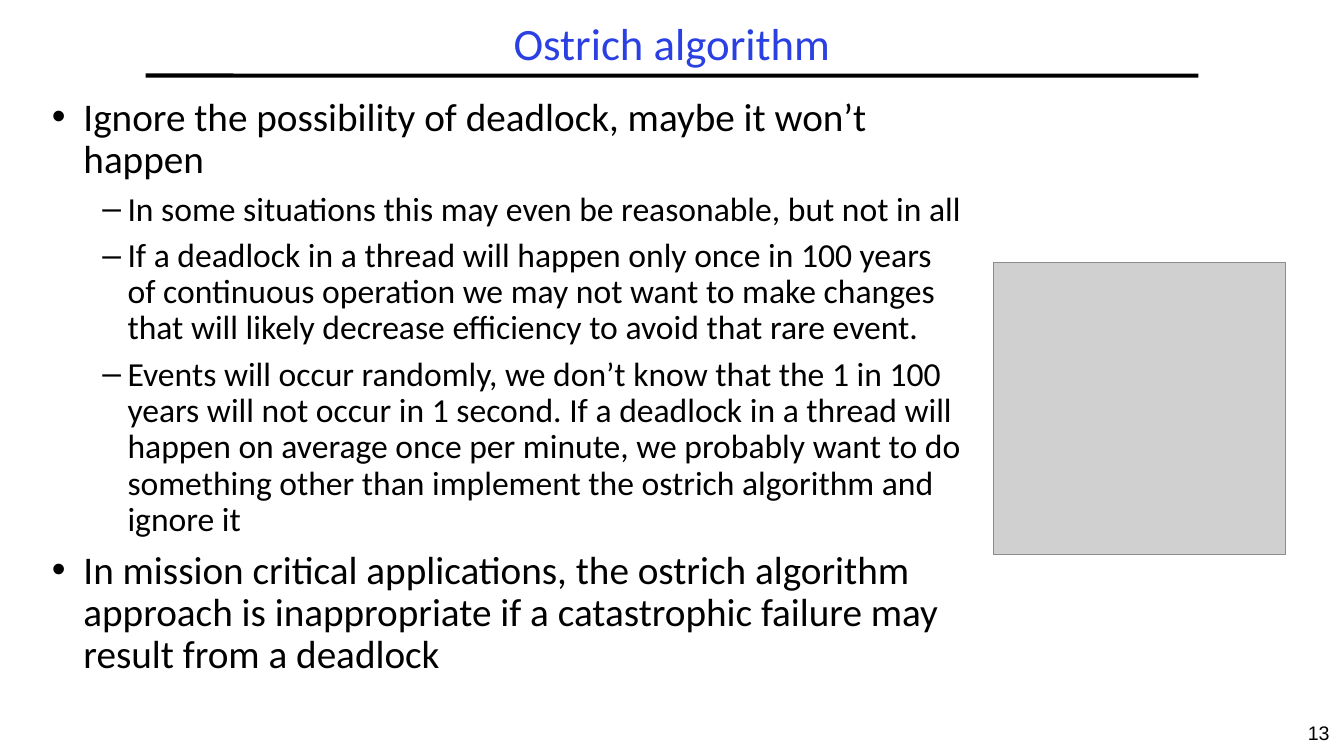
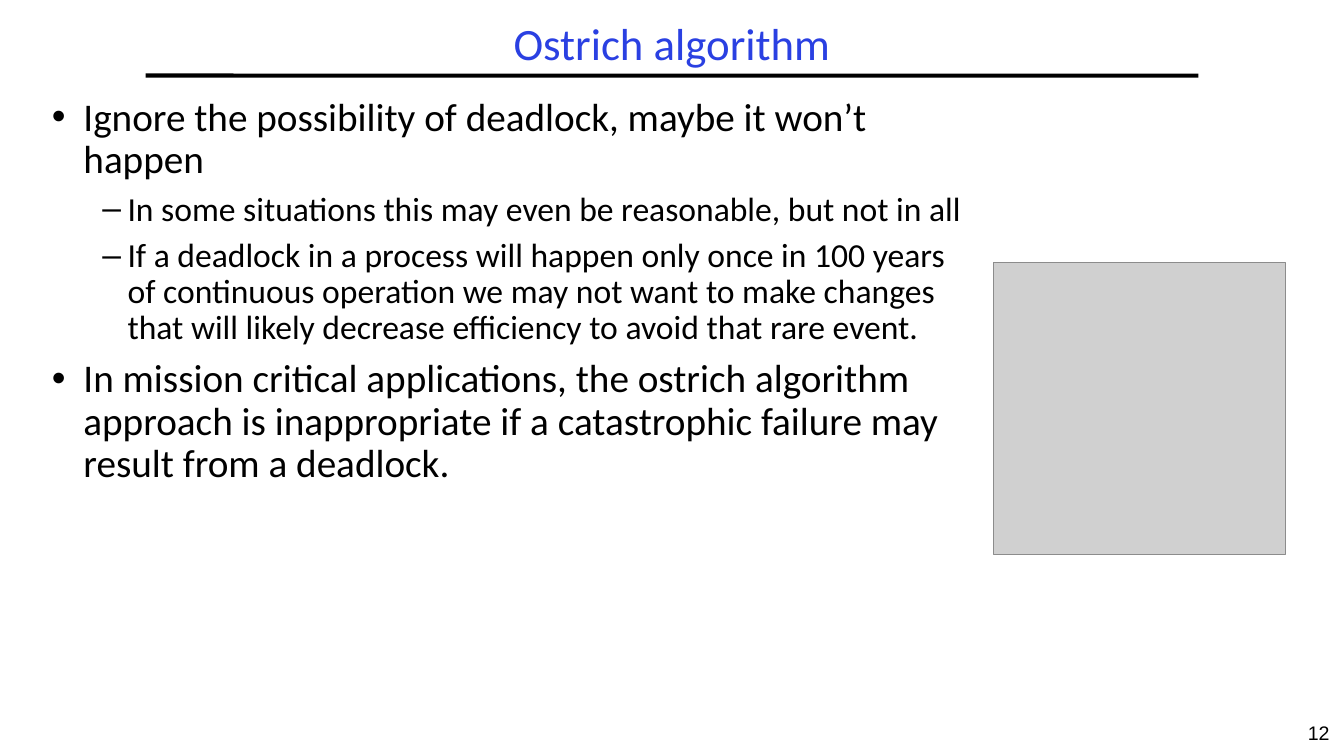
Before and after one commit to guhofstra/CSC256Fa25, a slide deck: slide 12 of PPTs/L4-Deadlocks.pptx (slide 13 before the commit). Drawn at 1344x756 pixels with LibreOffice and Linux fonts; fonts in the diff are those of the drawing; grey boxes stand for pictures. Boxes give left, top, right and bottom in pixels: in the first picture for what was removed or moved away, otherwise in the second. Text is boxed around its words. In the diff, an @@ line names an element or a change of style, - is before the commit and + after.

```diff
--- a/PPTs/L4-Deadlocks.pptx
+++ b/PPTs/L4-Deadlocks.pptx
@@ text at [83,243,945,478]: text changed @@
-  – If a deadlock in a thread will happen only once in 100 years of continuous operation we may not want to make changes that will likely decrease efficiency to avoid that rare event.
-  – Events will occur randomly, we don’t know that the 1 in 100 years will not occur in 1 second. If a deadlock in a thread will happen on average once per minute, we probably want to do something other than implement the ostrich algorithm and ignore it
-• In mission critical applications, the ostrich algorithm approach is inappropriate if a catastrophic failure may result from a deadlock
+  – If a deadlock in a process will happen only once in 100 years of continuous operation we may not want to make changes that will likely decrease efficiency to avoid that rare event.
+• In mission critical applications, the ostrich algorithm approach is inappropriate if a catastrophic failure may result from a deadlock.
@@ page number at [1308,726,1330,740]: text changed @@
-13
+12
```
Also in this commit, not shown: 34 other slides changed, 1 slide added, 10 slides removed, 10 other files.
